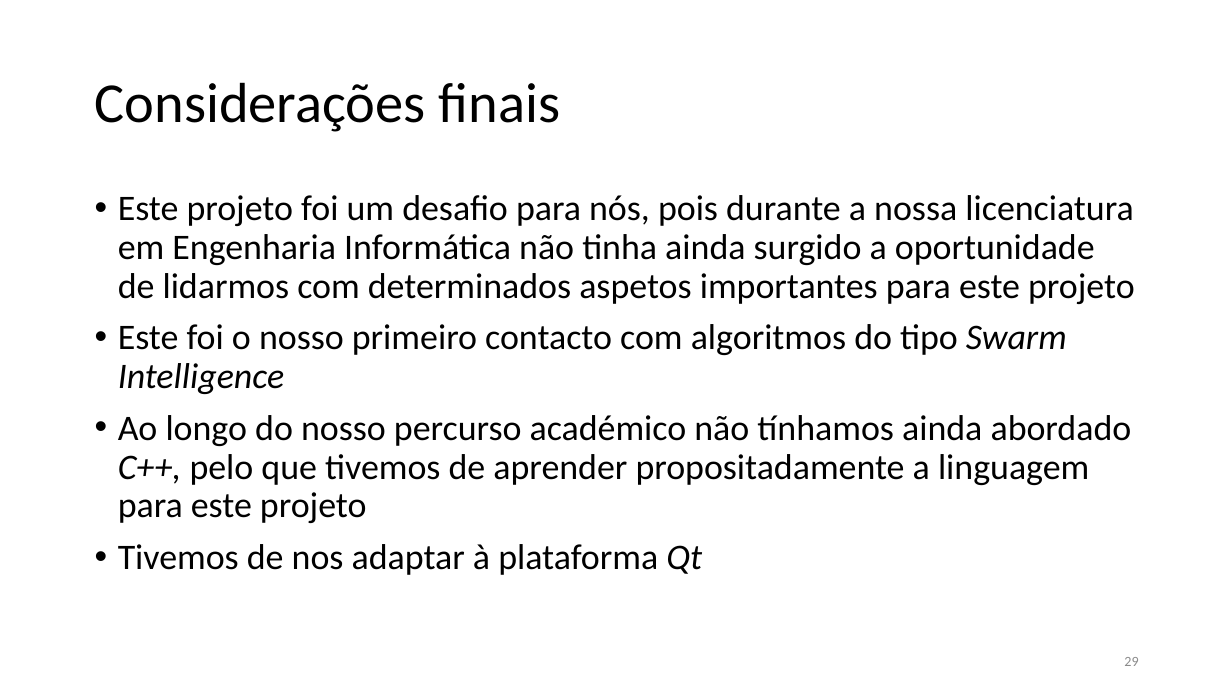
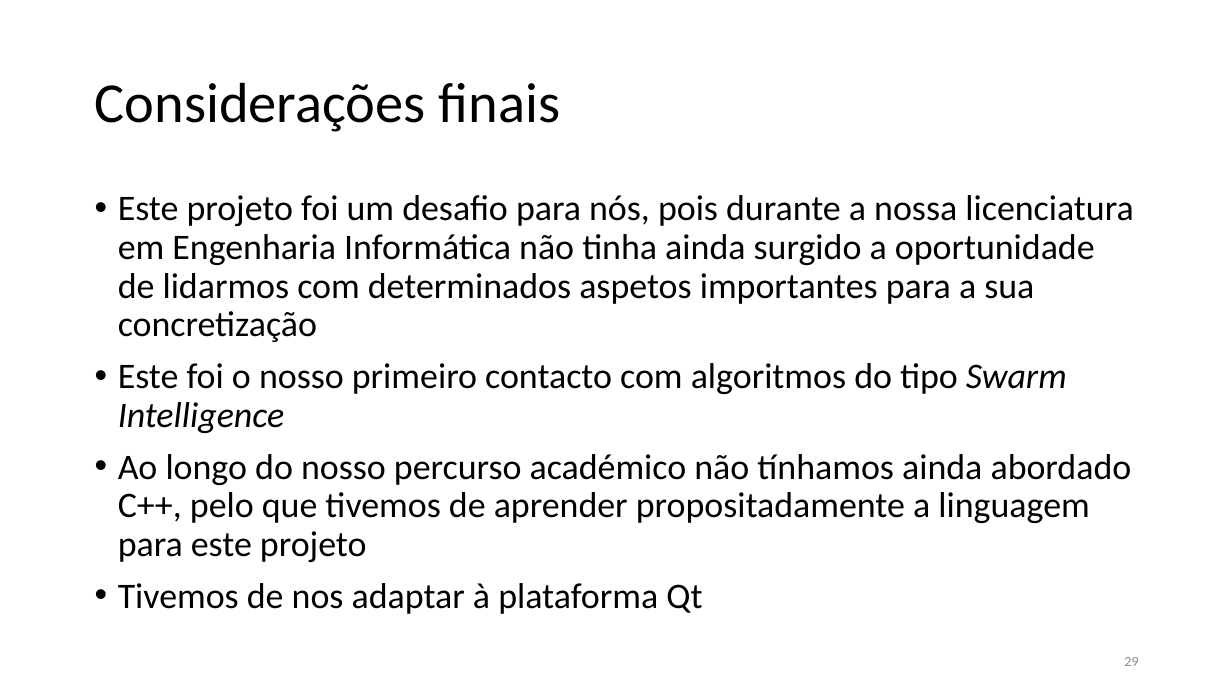
Before and after one commit to xQsme/RLP_Qt, a slide deck: slide 29 of powerpoint_defesa.pptx. Drawn at 1232x693 pixels with LibreOffice and Linux fonts; fonts in the diff are those of the drawing. Boxes give left, top, right and bottom in pixels: in the first picture for what was removed or moved away, otherwise in the second. Text is boxed around its words. In the diff, an @@ line names an element or a change of style, - is before the commit and + after.

```diff
--- a/powerpoint_defesa.pptx
+++ b/powerpoint_defesa.pptx
@@ text at box(118, 195, 1133, 342): text changed @@
-• Este projeto foi um desafio para nós, pois durante a nossa licenciatura em Engenharia Informática não tinha ainda surgido a oportunidade de lidarmos com determinados aspetos importantes para este projeto
+• Este projeto foi um desafio para nós, pois durante a nossa licenciatura em Engenharia Informática não tinha ainda surgido a oportunidade de lidarmos com determinados aspetos importantes para a sua concretização
@@ text at box(118, 454, 1132, 614): italic off in "C++,", "Qt" @@
```
Also in this commit, not shown: 10 other slides changed, 6 other files.
